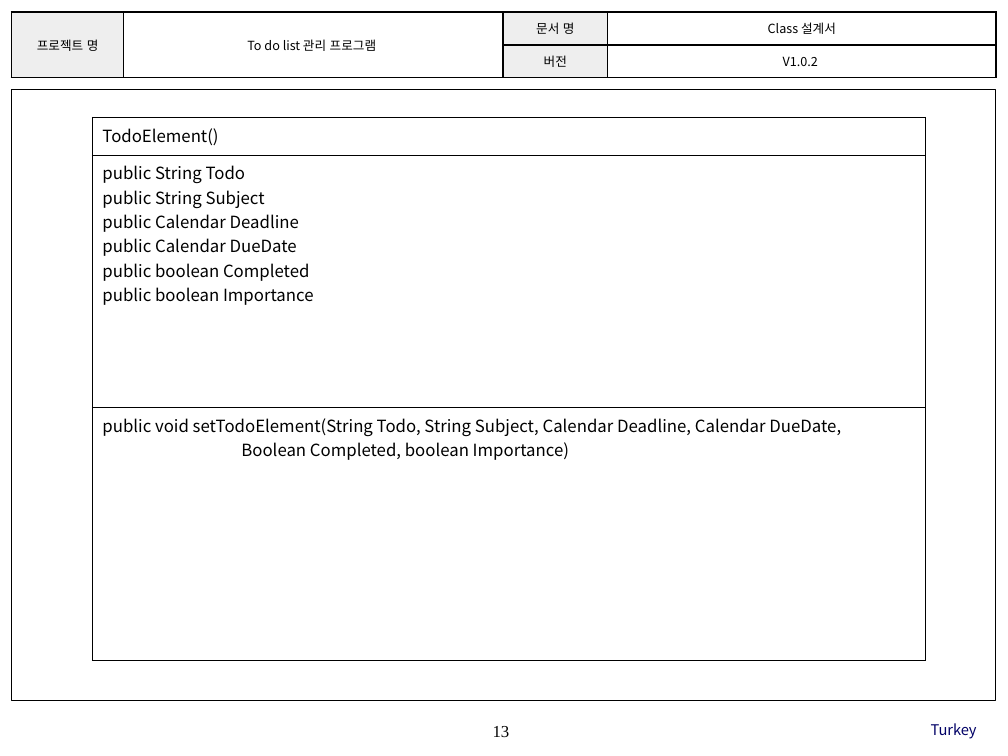
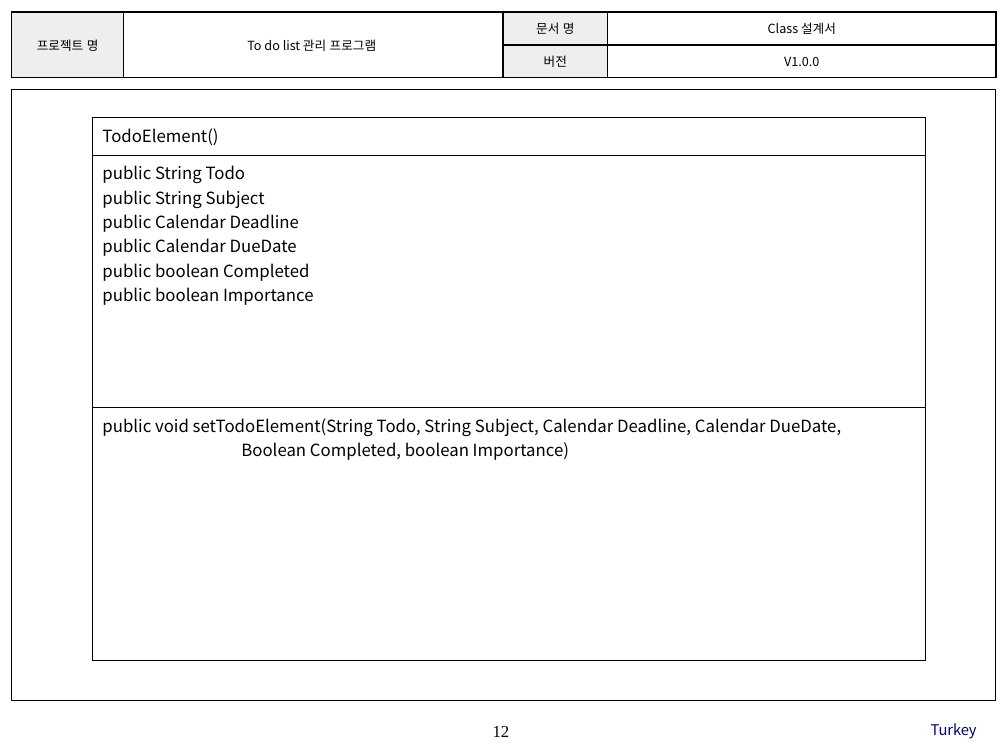
Before and after one commit to SE-admin/7, a slide deck: slide 12 of doc/3_ 설계서/Class Design.pptx (slide 13 before the commit). Drawn at 1008x756 pixels with LibreOffice and Linux fonts; fonts in the diff are those of the drawing; background and template pictures are left out. Boxes give left, top, right and bottom in pixels: in the first picture for what was removed or moved away, otherwise in the second. Text is boxed around its words. In the diff, an @@ line names an element or a change of style, - is before the commit and + after.

```diff
--- a/doc/3_ 설계서/Class Design.pptx
+++ b/doc/3_ 설계서/Class Design.pptx
@@ table at [11,12,996,78] @@
-row 2, column 4: V1.0.2
+row 2, column 4: V1.0.0
@@ page number at [493,726,510,737]: text changed @@
-13
+12
```
Also in this commit, not shown: 11 other slides changed, 1 slide added, 1 slide removed.
